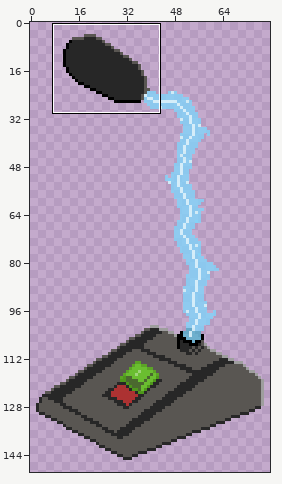
File history of a sprite sheet, assets/backgrounds/mic/micro_laser_flashing_04.png. The first picture is a wide view before the edit; the outline marks the close-up.
Close-up. Before the edit:
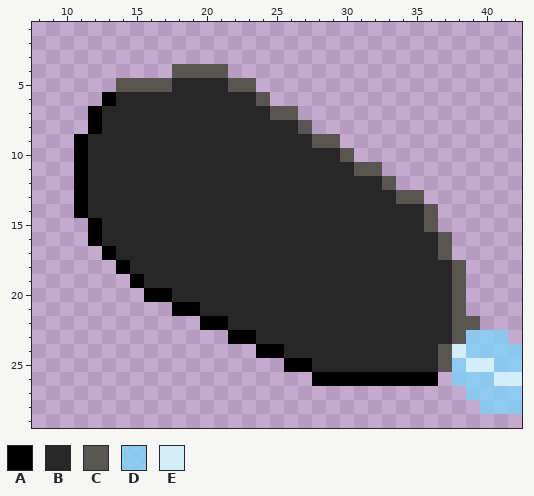
The file is 80x150 pixels. Pixels under 10% opacity are left out. Colours within 5 levels of each other are drawn and written as one. Shown: x 8..42, y 1..29. The commit also changed other parts of the picture, which this record leaves out.
Palette (. is transparent): A #000000  B #272727  C #595652  D #81d4faca  E #d5effaf9
Pixels before, first column x 11:
 4 .......CCCC.....................
 5 ...CCCCBBBBCC...................
 6 ..ABBBBBBBBBBC..................
 7 .ABBBBBBBBBBBBCC................
 8 .ABBBBBBBBBBBBBBC...............
 9 ABBBBBBBBBBBBBBBBCC.............
10 ABBBBBBBBBBBBBBBBBBC............
11 ABBBBBBBBBBBBBBBBBBBCC..........
12 ABBBBBBBBBBBBBBBBBBBBBC.........
13 ABBBBBBBBBBBBBBBBBBBBBBCC.......
14 ABBBBBBBBBBBBBBBBBBBBBBBBC......
15 .ABBBBBBBBBBBBBBBBBBBBBBBC......
16 .ABBBBBBBBBBBBBBBBBBBBBBBBC.....
17 ..ABBBBBBBBBBBBBBBBBBBBBBBC.....
18 ...ABBBBBBBBBBBBBBBBBBBBBBBC....
19 ....ABBBBBBBBBBBBBBBBBBBBBBC....
20 .....AABBBBBBBBBBBBBBBBBBBBC....
21 .......AABBBBBBBBBBBBBBBBBBC....
22 .........AABBBBBBBBBBBBBBBBCC...
23 ...........AABBBBBBBBBBBBBBCDDD.
24 .............AABBBBBBBBBBBCEDDDD
25 ...............AABBBBBBBBBCDEEDD
26 .................AAAAAAAAA.DDDEE
27 ............................DDDD
28 .............................DDD
Now the later version:
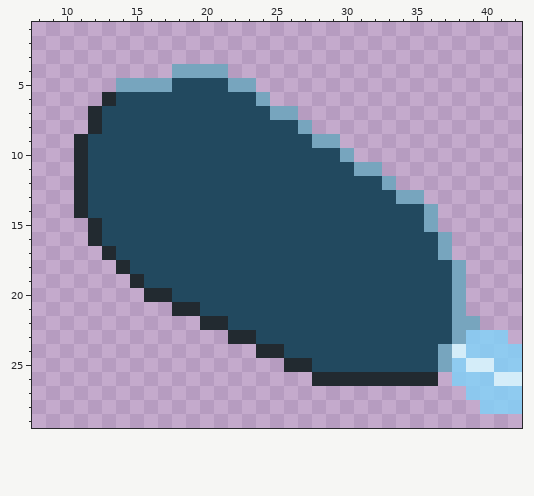
The exact change:
colour A: #000000 -> #222a30
colour B: #272727 -> #22495f
colour C: #595652 -> #77a5be
Boxes around the changes in both close-ups, in picture pixels (x1, y1, x2, y2):
changed: (74, 64, 480, 386)
